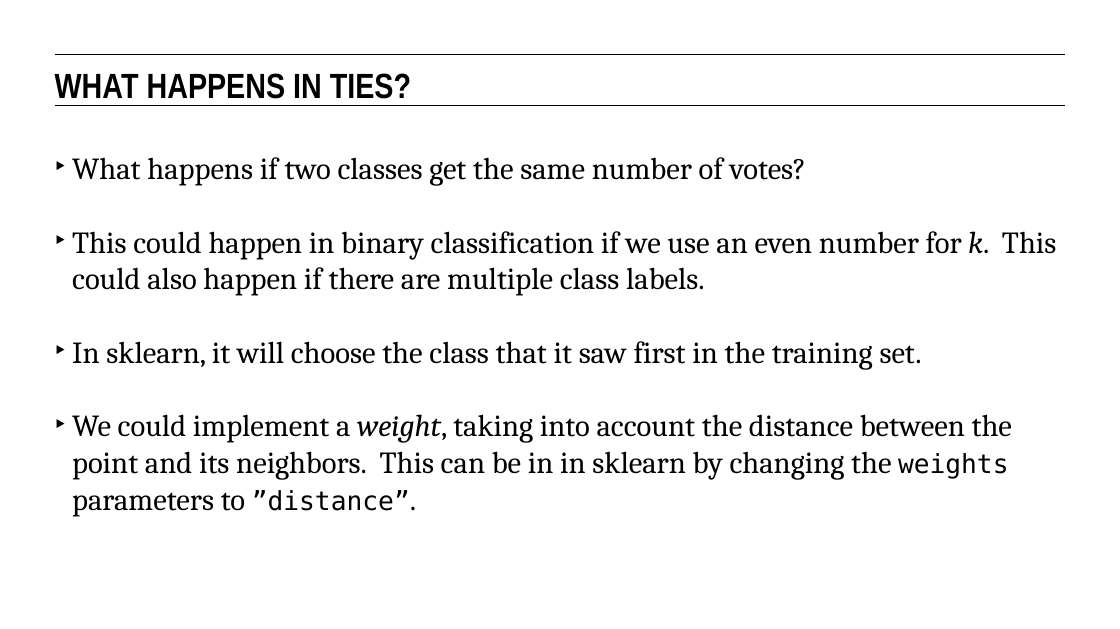
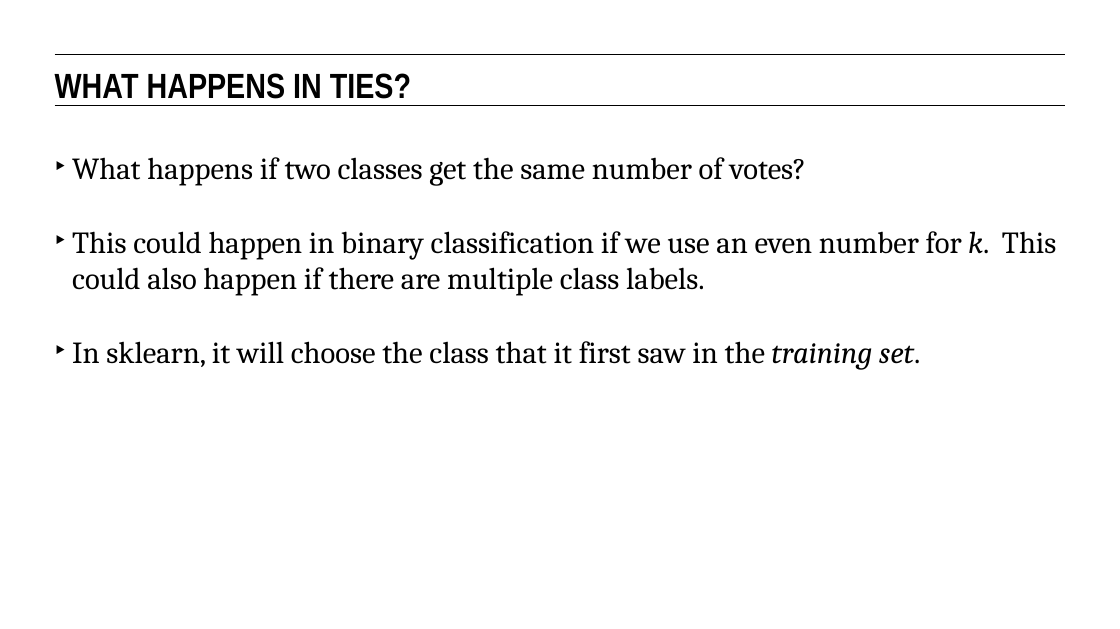
Before and after one commit to eflautt/ga-data-science, a slide deck: slide 33 of lessons/lesson-08/08-intro-to-classification.pptx (slide 32 before the commit). Drawn at 1120x629 pixels with LibreOffice and Linux fonts; fonts in the diff are those of the drawing. Boxes give left, top, right and bottom in pixels: in the first picture for what was removed or moved away, otherwise in the second. Text is boxed around its words. In the diff, an @@ line names an element or a change of style, - is before the commit and + after.

```diff
--- a/lessons/lesson-08/08-intro-to-classification.pptx
+++ b/lessons/lesson-08/08-intro-to-classification.pptx
@@ text at <box>72,341,920,370</box>: text changed @@
-‣ In sklearn, it will choose the class that it saw first in the training set.
-‣ We could implement a weight, taking into account the distance between the point and its neighbors. This can be in in sklearn by changing the weights parameters to ”distance”.
+‣ In sklearn, it will choose the class that it first saw in the training set.
```
Also in this commit, not shown: 12 other slides changed, 3 slides added.
